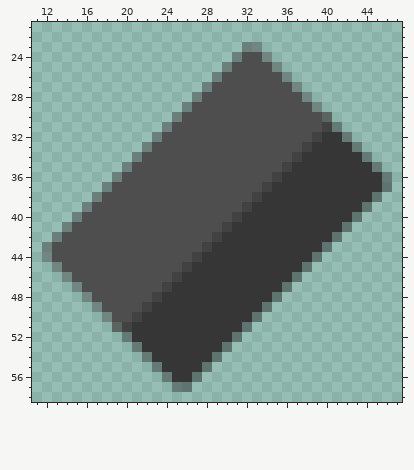
Pixel-art sprite: img/northSouthDeadEnd.png. Above, as it was before the edit.
The file is 64x64 pixels. Shown: x 11..47, y 21..58.
The result:
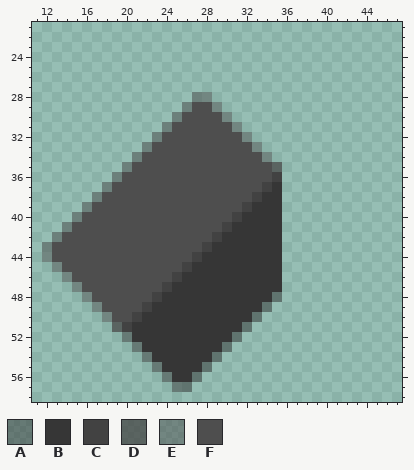
Palette (. is transparent): A #36363680  B #363636  C #424242  D #464646c0  E #4e4e4e80  F #4e4e4e
Log entry: Fix : Start and end of walls
Change:
y 23: x 32..33 EE -> ..
y 24: x 31..34 EFFE -> ....
y 25: x 30..35 EFFFFE -> ......
y 26: x 29..36 EFFFFFFE -> ........
y 27: x 28..37 EFFFFFFFFE -> ..........
y 28: x 28..38 FFFFFFFFFFE -> E..........
y 29: x 29..39 FFFFFFFFFFE -> E..........
y 30: x 30..40 FFFFFFFFFFD -> E..........
y 31: x 31..41 FFFFFFFFFCA -> E..........
y 32: x 32..42 FFFFFFFCBBA -> E..........
y 33: x 33..43 FFFFFCBBBBA -> E..........
y 34: x 34..44 FFFCBBBBBBA -> E..........
y 35: x 35..45 FCBBBBBBBBA -> D..........
y 36..37: x 36..46 BBBBBBBBBBA -> ...........
y 38: x 36..45 BBBBBBBBBA -> ..........
y 39: x 36..44 BBBBBBBBA -> .........
y 40: x 36..43 BBBBBBBA -> ........
y 41: x 36..42 BBBBBBA -> .......
y 42: x 36..41 BBBBBA -> ......
y 43: x 36..40 BBBBA -> .....
y 44: x 36..39 BBBA -> ....
y 45: x 36..38 BBA -> ...
y 46: x 36..37 BA -> ..
y 47: x 36 A -> .
Boxes around the changes in both pictures, in picture pixels (x1, y1, x2, y2):
changed: (202, 42, 392, 292)
